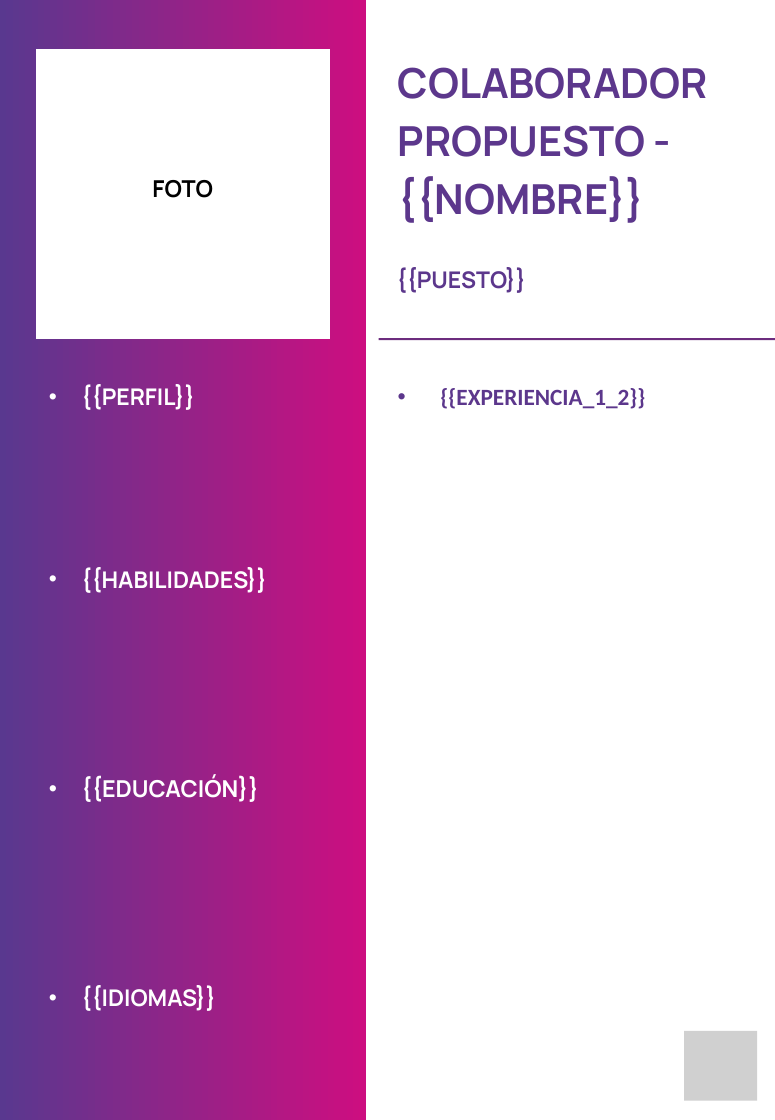
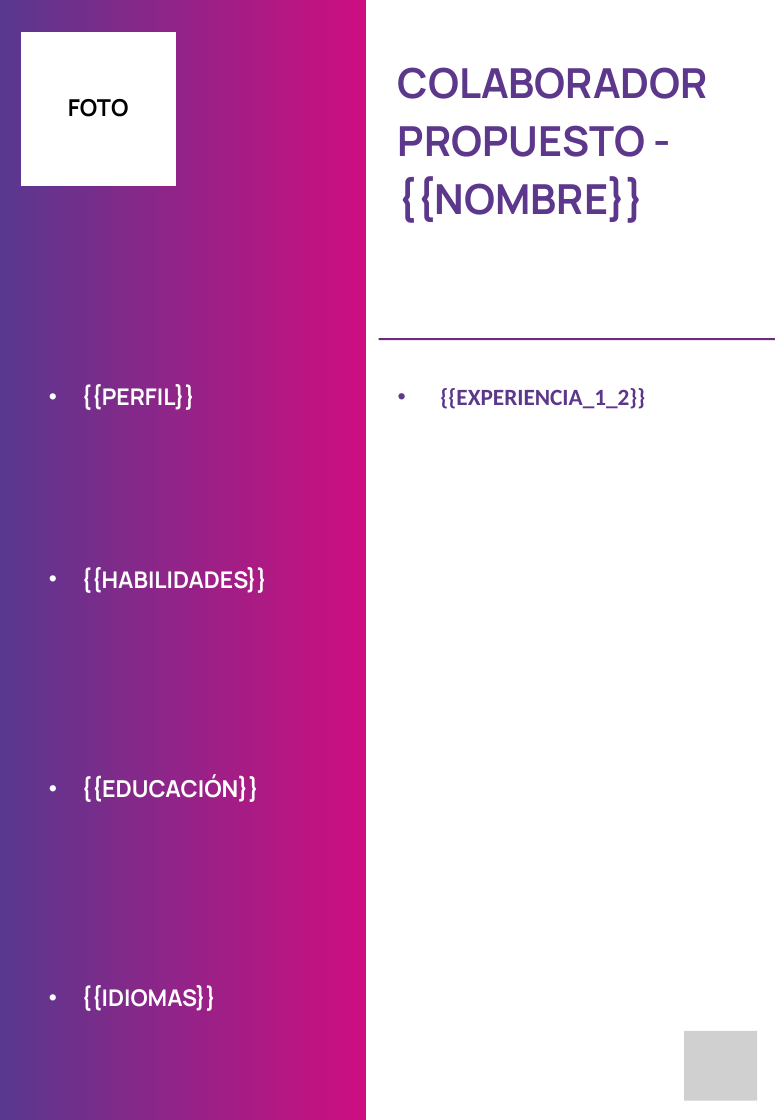
Before and after one commit to gabycanepa/horizon-cv-transformer, a slide deck: slide 1 of CV HORIZON-MODELO 2.pptx. Drawn at 775x1120 pixels with LibreOffice and Linux fonts; fonts in the diff are those of the drawing; grey boxes stand for pictures. Boxes give left, top, right and bottom in pixels: in the first picture for what was removed or moved away, otherwise in the second. Text is boxed around its words. In the diff, an @@ line names an element or a change of style, - is before the commit and + after.

```diff
--- a/CV HORIZON-MODELO 2.pptx
+++ b/CV HORIZON-MODELO 2.pptx
@@ text "FOTO": place and size @@
-text "FOTO" at box(152, 180, 213, 198)
+text "FOTO" at box(68, 99, 129, 117)
@@ freeform shape: place and size @@
-freeform shape at box(36, 49, 331, 339)
+freeform shape at box(21, 32, 176, 186)
@@ text removed at box(396, 267, 526, 293) @@
-{{PUESTO}}
```
Also in this commit, not shown: 2 other slides changed.
